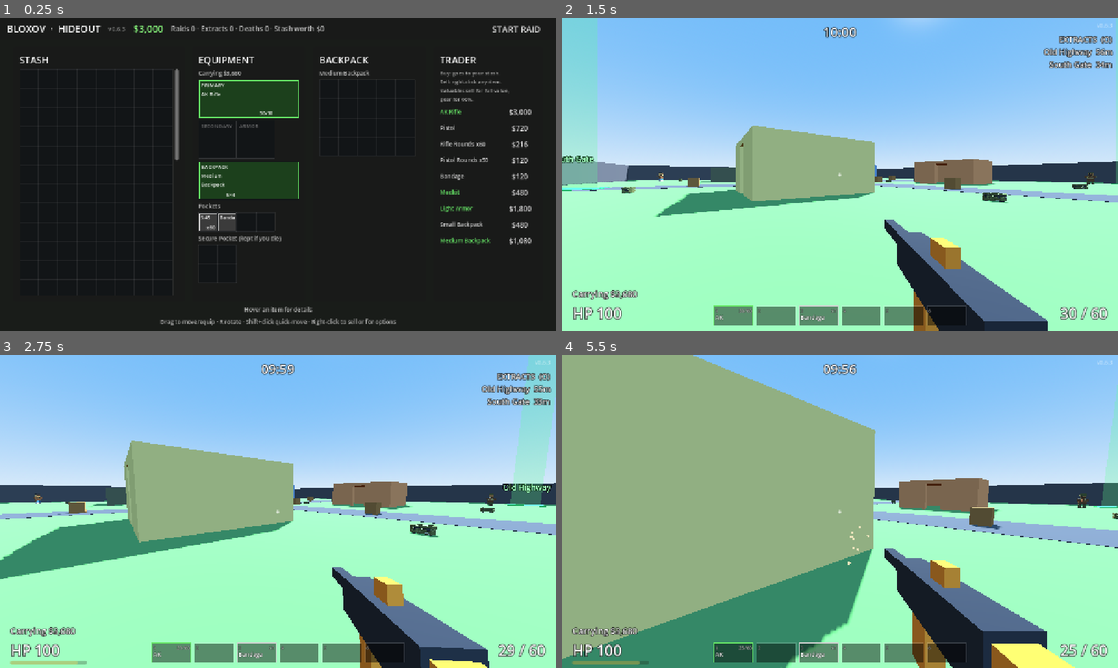
Above: before the commit, frames 1-4 (two rows, left to right).
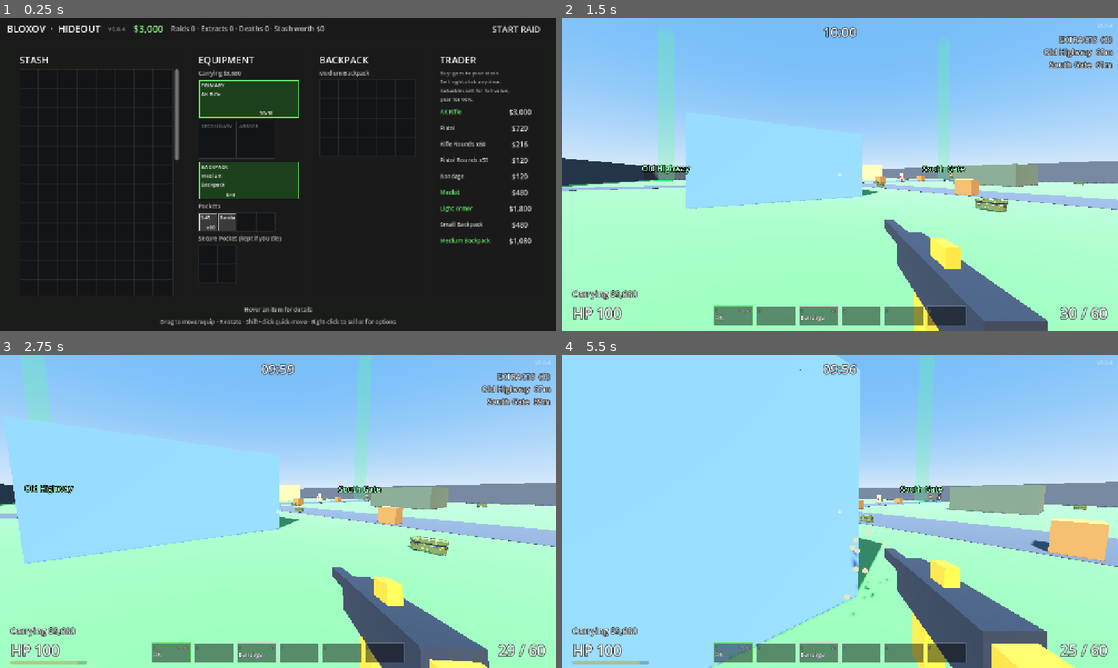
Above: after the commit, the same moments.

Repository: TavishHanda/Bloxov
Game: Godot game, scene res://scenes/hideout.tscn
Two runs of this game, one before a commit and one after it. Both use one fixed random seed, a clock stepped at 60 frames per second and the inputs below. Sound files missing from this copy of the repository are replaced by a short silence.
Inputs (mouse positions are in pixels of both pictures, inside the frame that each line leads up to):
- Up to frame 1 (0.25 s): no input
- Up to frame 2 (1.5 s): click "START RAID" at 0.5 s; click "PLAY" at 1.25 s
- Up to frame 3 (2.75 s): tap Enter at 2 s; move the mouse to (305, 511) at 2.02 s; press the mouse at (305, 511) at 2.03 s; hold W (move_forward) from 2.03 s (still down); tap V (melee) at 2.1 s; tap Space (jump) at 2.27 s
- Up to frame 4 (5.5 s): keep holding W (move_forward); move the mouse to (812, 511) at 2.77 s; release the mouse at (812, 511) at 2.78 s; click (812, 511) at 2.85 s; tap Space (jump) at 3.02, 4.52, 5.27 s; tap V (melee) at 3.05, 4.55 s; move the mouse to (851, 505) at 3.52 s; hold Right mouse button (aim) 3.53-4.28 s; click (851, 505) at 3.8 s; move the mouse to (834, 517) at 4.27 s; tap C (crouch) at 4.35 s; click (834, 517) at 4.42 s; move the mouse to (878, 514) at 5.02 s; hold O (extracts) from 5.03 s (still down); click (878, 514) at 5.3 s

The runs differ from the first frame. In frame 1, less than 0.1% of the frame differs, in the area x 22-23%, y 2-5%; in frame 2, 22%; in frame 3, 29%; in frame 4, 66%, in the area x 0-100%, y 0-100%.

Commit message:
v0.6.4: limited enemies per raid (12 scavs spread out, 3 PMCs at minutes 3/5/8, max 5 alive)
Owner idea; replaces the endless 5-second refill. Spawns prefer points no player can see.
Verified locally: smoke test passed 3 runs (new spawn_budget section), main scene clean.

Claude-Session: https://claude.ai/code/session_01UD2sjGi5qVVaB7czBfXX2M

Diff:
--- a/project.godot
+++ b/project.godot
@@ -12,7 +12,7 @@
 
 config/name="Bloxov"
 config/description="Blocky voxel extraction shooter."
-config/version="0.6.3"
+config/version="0.6.4"
 run/main_scene="res://scenes/hideout.tscn"
 config/features=PackedStringArray("4.5", "GL Compatibility")
 
--- a/scripts/enemy_spawner.gd
+++ b/scripts/enemy_spawner.gd
@@ -1,47 +1,78 @@
+class_name EnemySpawner
 extends Node3D
-## Keeps a few enemies alive on the map, spawning them at child Marker3D points away from every player.
-## Mostly scavs (enemy_scene), sometimes a PMC (pmc_scene).
+## Spawns a limited number of enemies per raid, spread over the raid, at child Marker3D points
+## away from (and out of sight of) every player.
+## Scavs: a few at the start, then one every scav_interval seconds until the budget runs out.
+## PMCs: arrive at set times (later in the raid = late-raid pressure). Dead enemies don't come back.
 
 @export var enemy_scene: PackedScene
 @export var pmc_scene: PackedScene
-## Chance each spawn is a PMC instead of a scav.
-@export_range(0.0, 1.0) var pmc_chance := 0.25
-@export var max_alive := 6
-@export var initial_count := 4
-@export var spawn_interval := 5.0
+## Total enemies for the whole raid (owner, 0.6.4: tune once the maps exist).
+@export var scav_budget := 12
+@export var pmc_budget := 3
+## Scavs at the start of the raid (part of scav_budget).
+@export var initial_count := 3
+## Never more than this many alive at once (a spawn that's due waits for a slot).
+@export var max_alive := 5
+## Seconds between scav spawns after the start (random in this range).
+@export var scav_interval_min := 40.0
+@export var scav_interval_max := 60.0
+## When each PMC arrives (seconds into the raid). A 10-minute raid: minutes 3, 5 and 8.
+@export var pmc_times: PackedFloat32Array = [180.0, 300.0, 480.0]
 @export var min_distance_from_player := 18.0
 
-var _timer := 0.0
+## Spawned so far this raid.
+var scavs_spawned := 0
+var pmcs_spawned := 0
+var _elapsed := 0.0
+var _next_scav := 0.0
 
 
 func _ready() -> void:
-	# The first top-up comes one interval in, so a raid starts with exactly initial_count enemies.
-	_timer = spawn_interval
-	for i in initial_count:
-		_spawn_one.call_deferred()
+	_next_scav = randf_range(scav_interval_min, scav_interval_max)
+	for i in mini(initial_count, scav_budget):
+		_spawn.call_deferred(enemy_scene)
 
 
 func _physics_process(delta: float) -> void:
-	_timer -= delta
-	if _timer > 0.0:
-		return
-	_timer = spawn_interval
-	if get_tree().get_nodes_in_group("enemies").size() < max_alive:
-		_spawn_one()
+	tick(delta)
 
 
-func _spawn_one() -> void:
+## Advances the raid clock by `delta` seconds and spawns whatever is due (the smoke test calls this directly).
+func tick(delta: float) -> void:
+	_elapsed += delta
+	if get_tree().get_nodes_in_group("enemies").size() >= max_alive:
+		return
+	if pmcs_spawned < mini(pmc_budget, pmc_times.size()) and _elapsed >= pmc_times[pmcs_spawned]:
+		_spawn(pmc_scene)
+	elif scavs_spawned < scav_budget and _elapsed >= _next_scav:
+		if _spawn(enemy_scene):
+			_next_scav = _elapsed + randf_range(scav_interval_min, scav_interval_max)
+
+
+func _spawn(scene: PackedScene) -> bool:
+	if scene == null:
+		return false
 	var players := get_tree().get_nodes_in_group("player")
-	var points: Array[Marker3D] = []
+	var far: Array[Marker3D] = []
+	var hidden: Array[Marker3D] = []
 	for child in get_children():
 		if child is Marker3D and _far_from_players(child as Marker3D, players):
-			points.append(child as Marker3D)
+			far.append(child as Marker3D)
+			if not _seen_by_players(child as Marker3D, players):
+				hidden.append(child as Marker3D)
+	# Prefer points no player can see; any far point if none are hidden.
+	var points := hidden if not hidden.is_empty() else far
 	if points.is_empty():
-		return
-	var scene := pmc_scene if pmc_scene != null and randf() < pmc_chance else enemy_scene
+		return false
 	var enemy := scene.instantiate() as Node3D
 	get_parent().add_child(enemy)
 	enemy.global_position = points.pick_random().global_position
+	if scene == pmc_scene:
+		pmcs_spawned += 1
+	else:
+		scavs_spawned += 1
+	return true
 
 
 func _far_from_players(marker: Marker3D, players: Array[Node]) -> bool:
@@ -49,3 +80,15 @@
 		if player is Node3D and marker.global_position.distance_to((player as Node3D).global_position) < min_distance_from_player:
 			return false
 	return true
+
+
+func _seen_by_players(marker: Marker3D, players: Array[Node]) -> bool:
+	var space := get_world_3d().direct_space_state
+	for player in players:
+		if not player is Player:
+			continue
+		var eyes := (player as Player).camera.global_position
+		var query := PhysicsRayQueryParameters3D.create(eyes, marker.global_position + Vector3(0, 1.4, 0), 1)
+		if space.intersect_ray(query).is_empty():
+			return true
+	return false
--- a/tests/smoke_test.gd
+++ b/tests/smoke_test.gd
@@ -17,7 +17,7 @@
 
 ## Every section, in the order they run.
 const SECTIONS: Array[String] = [
-	"shoot", "reload", "ads", "accuracy", "recoil", "ttk", "scav_shoots", "knife", "scav_hit", "senses", "spotting", "close_range", "melee",
+	"shoot", "reload", "ads", "accuracy", "recoil", "ttk", "scav_shoots", "knife", "scav_hit", "senses", "spotting", "close_range", "melee", "spawn_budget",
 	"movement", "stealth", "jump", "containers", "crate_model", "characters", "grid", "inventory",
 	"equipment", "loot_ui", "dropped_gun", "heal", "extract", "death", "profile", "hideout", "settings",
 	"ghost_stack", "owner_rules",
@@ -925,6 +925,67 @@
 	player.health.heal(player.health.max_health)
 
 
+func _section_spawn_budget() -> void:
+	# A raid has a limited number of enemies, spread out: 3 scavs at the start, one every 40-60 s up to 12,
+	# PMCs at minutes 3, 5 and 8. Never more than 5 alive. Dead ones don't come back.
+	var spawner := EnemySpawner.new()
+	spawner.enemy_scene = load(SCAV_SCENE)
+	spawner.pmc_scene = load(PMC_SCENE)
+	spawner.set_physics_process(false)  # the test drives the raid clock itself
+	for i in 6:
+		var marker := Marker3D.new()
+		marker.position = player.global_position + Vector3(70, 0, 0).rotated(Vector3.UP, i * TAU / 6.0)
+		spawner.add_child(marker)
+	main.add_child(spawner)
+	await _frames(2)
+	_check(spawner.scavs_spawned == 3 and spawner.pmcs_spawned == 0, "raid starts with 3 scavs, no PMCs")
+	var alive_max := 0
+	var pmcs_at := {}
+	for second in 600:
+		spawner.tick(1.0)
+		alive_max = maxi(alive_max, get_nodes_in_group("enemies").size())
+		if second == 170:
+			pmcs_at[170] = spawner.pmcs_spawned
+		if second == 185:
+			pmcs_at[185] = spawner.pmcs_spawned
+		if second == 30:
+			pmcs_at["scavs_30"] = spawner.scavs_spawned
+		# Kill everything every 20 s so slots free up (like the player clearing areas).
+		if second % 20 == 0:
+			for enemy in get_nodes_in_group("enemies"):
+				enemy.remove_from_group("enemies")
+				enemy.queue_free()
+	_check(pmcs_at["scavs_30"] == 3, "no extra scavs in the first 30 s")
+	_check(pmcs_at[170] == 0 and pmcs_at[185] == 1, "the first PMC arrives around minute 3")
+	_check(spawner.scavs_spawned == spawner.scav_budget and spawner.pmcs_spawned == spawner.pmc_budget,
+		"over a whole raid: exactly %d scavs and %d PMCs (%d, %d)" % [spawner.scav_budget, spawner.pmc_budget, spawner.scavs_spawned, spawner.pmcs_spawned])
+	spawner.queue_free()
+	await _frames(2)
+	# The cap: with nobody dying and spawns due constantly, it stops at max_alive.
+	var crowded := EnemySpawner.new()
+	crowded.enemy_scene = load(SCAV_SCENE)
+	crowded.pmc_scene = load(PMC_SCENE)
+	crowded.set_physics_process(false)
+	crowded.initial_count = 0
+	crowded.scav_budget = 20
+	crowded.scav_interval_min = 1.0
+	crowded.scav_interval_max = 1.0
+	var marker := Marker3D.new()
+	marker.position = player.global_position + Vector3(70, 0, 0)
+	crowded.add_child(marker)
+	main.add_child(crowded)
+	for second in 60:
+		crowded.tick(1.0)
+		alive_max = maxi(alive_max, get_nodes_in_group("enemies").size())
+	_check(get_nodes_in_group("enemies").size() == crowded.max_alive and alive_max <= crowded.max_alive,
+		"never more than %d alive at once (max seen %d)" % [crowded.max_alive, alive_max])
+	for enemy in get_nodes_in_group("enemies"):
+		enemy.remove_from_group("enemies")
+		enemy.queue_free()
+	crowded.queue_free()
+	await _frames(2)
+
+
 # --- Helpers -------------------------------------------------------------------
 
 ## Points the player's camera at `target` with no recoil.
Not shown, changed: CHANGELOG.md
Not shown, changed: docs/BACKLOG.md
Not shown, changed: docs/SCAVS_PLAN.md
